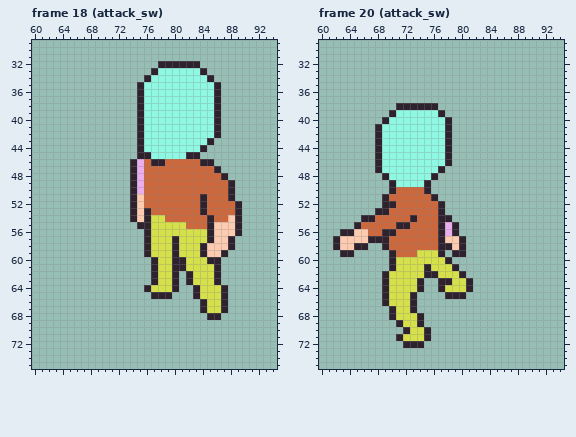
Pixel-art file -- Assets/Sprites/Units/Composite/base_unit.aseprite. The first picture shows the starting point.
160x128 pixels, 20 frames. Shown: frame 18 (attack_sw): x 60..94, y 29..75; frame 20 (attack_sw): x 60..94, y 29..75. The commit also changed other frames, which this record leaves out.
The result:
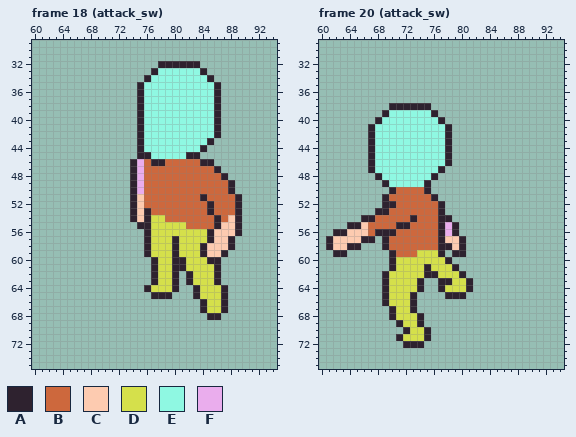
Palette (. is transparent): A #2e222f  B #cd683d  C #fdcbb0  D #d5e04b  E #8ff8e2  F #eaaded
Author's note on the commit: spirits v1, ranged spitter unit (no sprite)
Changes in this commit:
{"where": "frame 18 (attack_sw), layer \"torso\""}
{"frame":18,"y":51,"x":88,"old":"A.","new":"BA"}
{"frame":18,"y":52,"x":84,"old":"AB","new":"BA"}
{"frame":18,"y":53,"x":84,"old":"AB","new":"BA"}
{"frame":18,"y":54,"x":85,"old":"AB","new":"BA"}
{"frame":18,"y":55,"x":85,"old":"AC","new":"BA"}
{"where": "frame 20 (attack_sw), layers \"head\", \"torso\""}
{"frame":20,"y":38,"x":70,"old":".","new":"A"}
{"frame":20,"y":38,"x":76,"old":"A","new":"."}
{"frame":20,"y":39,"x":69,"old":".A","new":"AE"}
{"frame":20,"y":39,"x":76,"old":"EA","new":"A."}
{"frame":20,"y":40,"x":68,"old":".A","new":"AE"}
{"frame":20,"y":40,"x":77,"old":"EA","new":"A."}
{"frame":20,"y":41,"x":67,"old":".A","new":"AE"}
{"frame":20,"y":42,"x":67,"old":".A","new":"AE"}
{"frame":20,"y":43,"x":67,"old":".A","new":"AE"}
{"frame":20,"y":44,"x":67,"old":".A","new":"AE"}
{"frame":20,"y":45,"x":67,"old":".A","new":"AE"}
{"frame":20,"y":46,"x":67,"old":".A","new":"AE"}
{"frame":20,"y":47,"x":67,"old":".A","new":"AE"}
{"frame":20,"y":48,"x":68,"old":".A","new":"AE"}
{"frame":20,"y":49,"x":69,"old":".A","new":"AE"}
{"frame":20,"y":55,"x":64,"old":".","new":"A"}
{"frame":20,"y":55,"x":66,"old":"B","new":"C"}
{"frame":20,"y":56,"x":62,"old":".","new":"A"}
{"frame":20,"y":56,"x":64,"old":"A","new":"C"}
{"frame":20,"y":56,"x":68,"old":"B","new":"A"}
{"frame":20,"y":57,"x":61,"old":".A","new":"AC"}
{"frame":20,"y":57,"x":66,"old":"C","new":"A"}
{"frame":20,"y":57,"x":68,"old":"A","new":"."}
{"frame":20,"y":58,"x":61,"old":".A","new":"AC"}
{"frame":20,"y":58,"x":64,"old":"C","new":"A"}
{"frame":20,"y":58,"x":66,"old":"A","new":"."}
{"frame":20,"y":59,"x":62,"old":".","new":"A"}
{"frame":20,"y":59,"x":64,"old":"A","new":"."}
{"label":"changed","picture_box":[200,194,242,229]}
{"label":"changed","picture_box":[368,103,396,187]}
{"label":"changed","picture_box":[431,103,452,124]}
{"label":"changed","picture_box":[326,222,382,257]}
